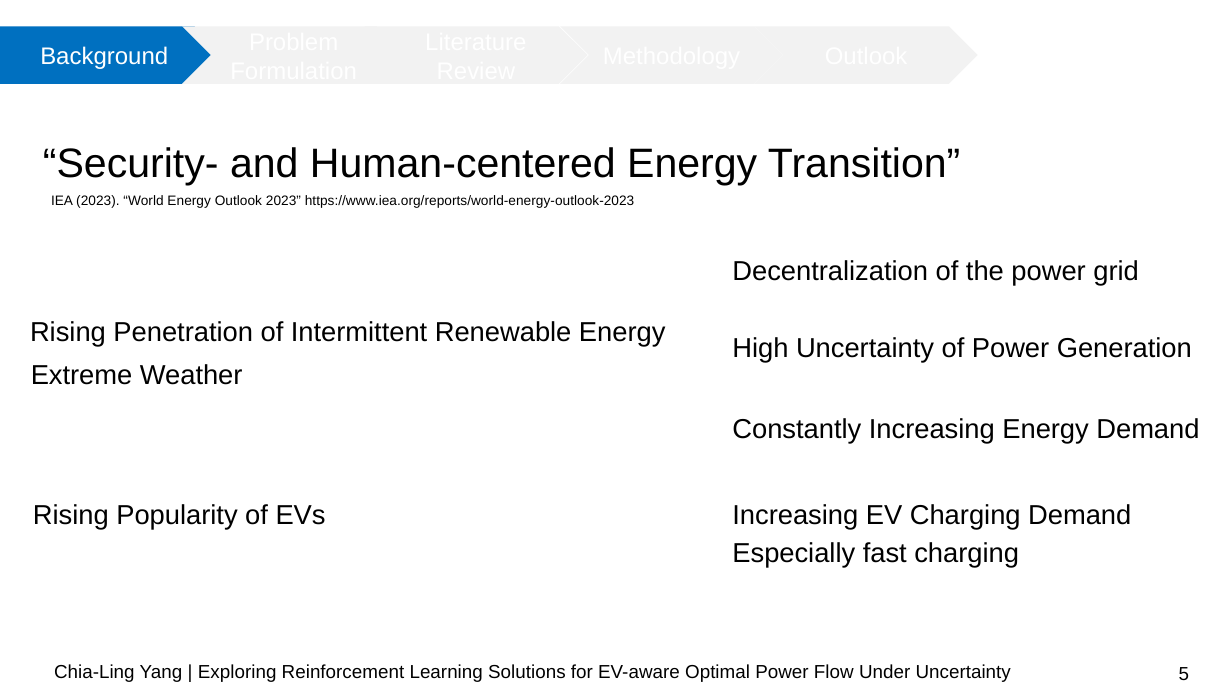
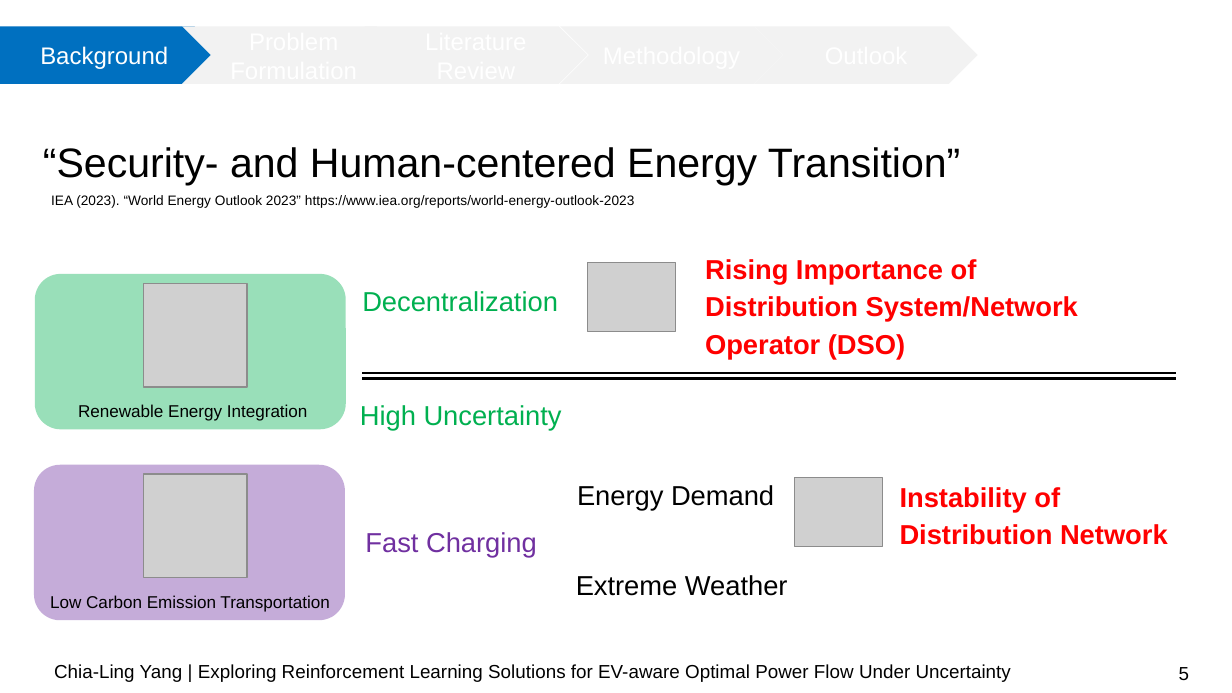
Before and after one commit to chialingyang7718/RL_OPF_EVaware, a slide deck: slide 5 of Mid-term Presentation.pptx. Drawn at 1232x693 pixels with LibreOffice and Linux fonts; fonts in the diff are those of the drawing; grey boxes stand for pictures; background and template pictures are left out. Boxes give left, top, right and bottom in pixels: in the first picture for what was removed or moved away, otherwise in the second. Text is boxed around its words. In the diff, an @@ line names an element or a change of style, - is before the commit and + after.

```diff
--- a/Mid-term Presentation.pptx
+++ b/Mid-term Presentation.pptx
@@ picture added at (588, 262, 675, 331) @@
@@ text added at (705, 259, 1078, 360), 16 pt, text #FF0000, bold @@
+Rising Importance of Distribution System/Network Operator (DSO)
@@ text at (362, 291, 558, 312): text changed; text colour #000000 to #00B050 @@
-Decentralization of the power grid
+Decentralization
@@ text removed at (30, 321, 665, 347) @@
-Rising Penetration of Intermittent Renewable Energy
@@ text removed at (732, 337, 1192, 362) @@
-High Uncertainty of Power Generation
@@ line added from (362, 373) to (1177, 373), #000000 1.5 pt @@
@@ line added from (362, 378) to (1177, 378), #000000 1.5 pt @@
@@ text added at (360, 405, 562, 431), 16 pt, text #00B050 @@
+High Uncertainty
@@ group added at (34, 274, 345, 620): 2 rounded rectangles, 2 texts, 2 pictures @@
+Renewable Energy Integration
+Low Carbon Emission Transportation
@@ picture added at (795, 478, 882, 547) @@
@@ text removed at (33, 504, 326, 530) @@
-Rising Popularity of EVs
@@ text at (577, 485, 774, 511): text changed @@
-Constantly Increasing Energy Demand
+Energy Demand
@@ text added at (900, 487, 1168, 545), 16 pt, text #FF0000, bold @@
+Instability of Distribution Network
@@ text at (365, 532, 537, 558): text changed; text colour #000000 to #7030A0 @@
-Increasing EV Charging Demand
-Especially fast charging
+Fast Charging
@@ text "Extreme Weather": place and size @@
-text "Extreme Weather" at (31, 364, 243, 385)
+text "Extreme Weather" at (576, 575, 788, 596)
```
Also in this commit, not shown: 9 other slides changed, 1 other file.
